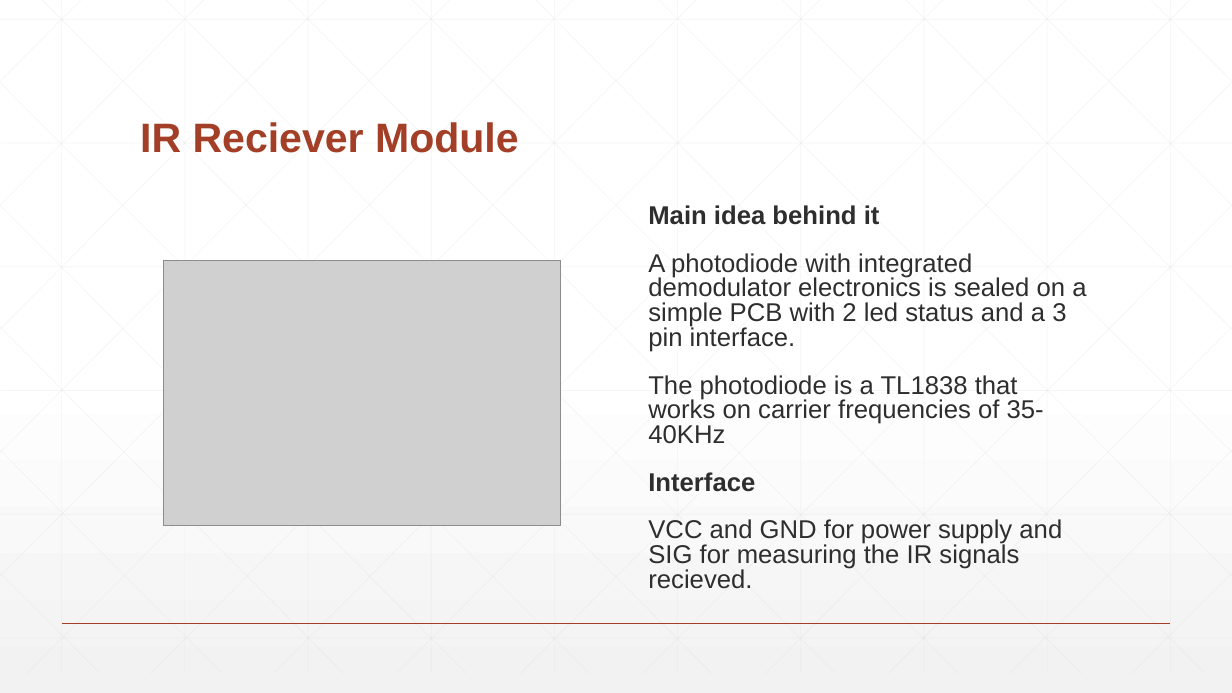
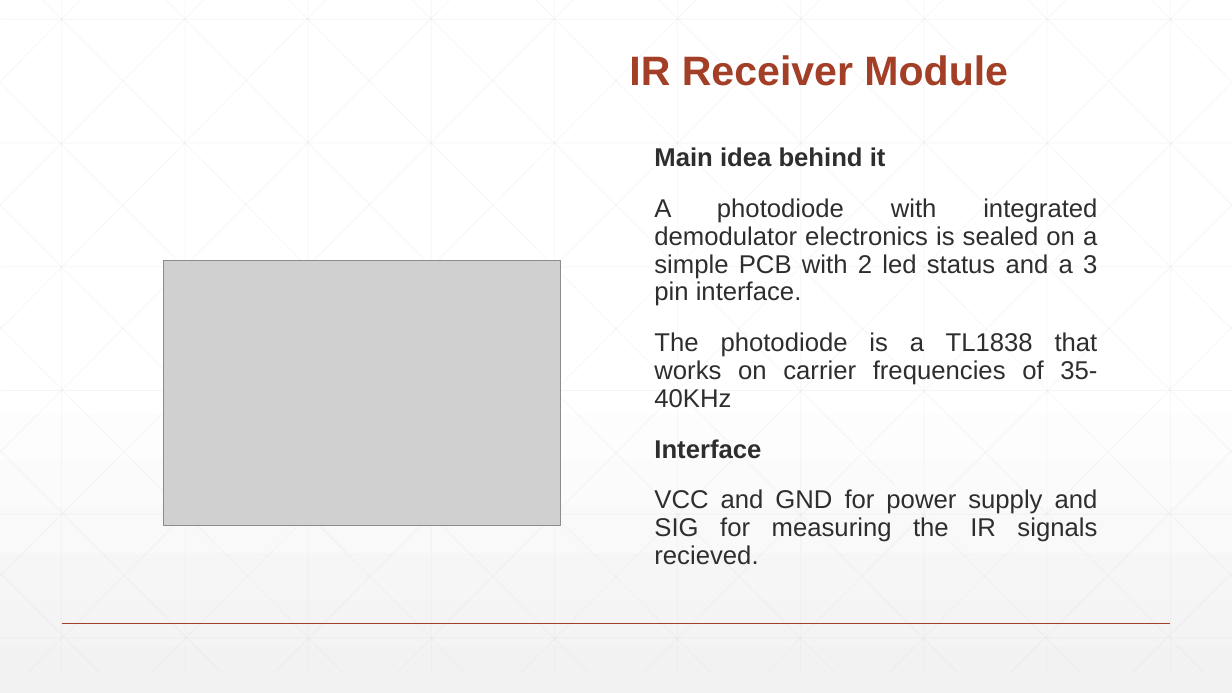
Before and after one commit to filippocastelli/uolli, a slide deck: slide 9 of Hardware_description.pptx. Drawn at 1232x693 pixels with LibreOffice and Linux fonts; fonts in the diff are those of the drawing; grey boxes stand for pictures. Boxes give left, top, right and bottom in pixels: in the first picture for what was removed or moved away, otherwise in the second. Text is boxed around its words. In the diff, an @@ line names an element or a change of style, - is before the commit and + after.

```diff
--- a/Hardware_description.pptx
+++ b/Hardware_description.pptx
@@ text added at (629,55,1008,86), 32 pt, text #A43F27, bold @@
+IR Receiver Module
@@ title removed at (140,122,519,153) @@
-IR Reciever Module
@@ text "Main idea behind it": place and size @@
-text "Main idea behind it" at (648,205,1086,589)
+text "Main idea behind it" at (654,147,1098,565)
@@ text "Main idea behind it" at (654,147,1098,565): alignment left to justified; line spacing 0.8 to 0.9 @@
```
Also in this commit, not shown: 14 other slides changed.
